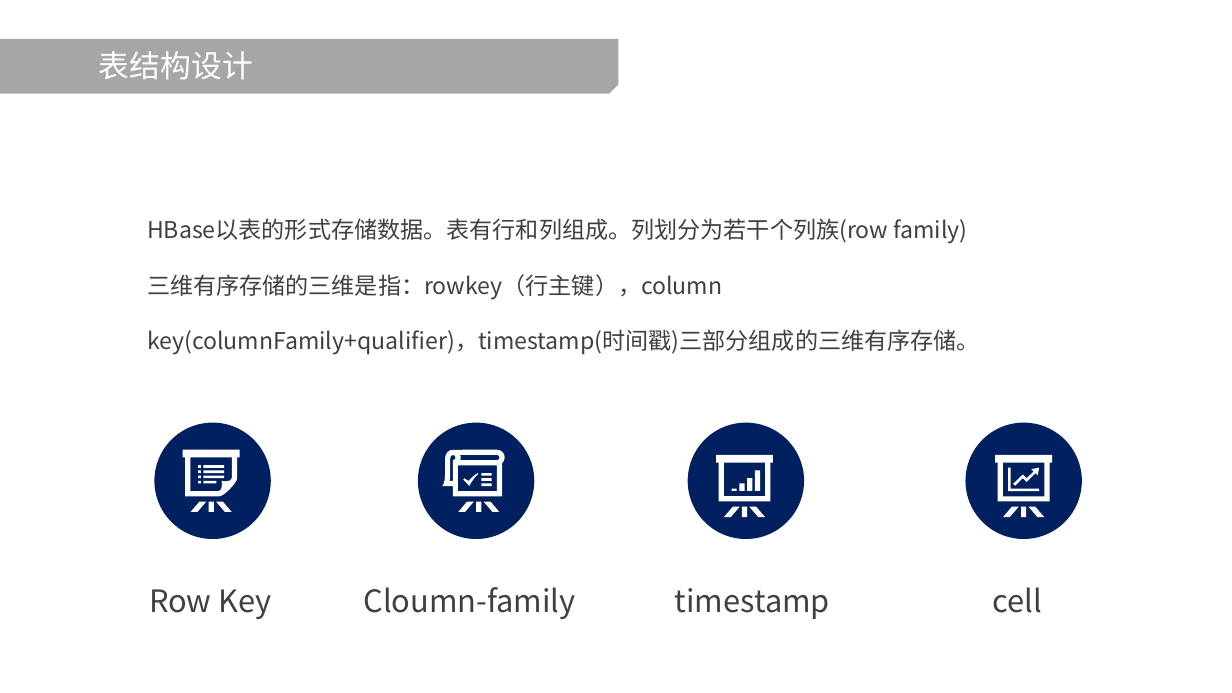
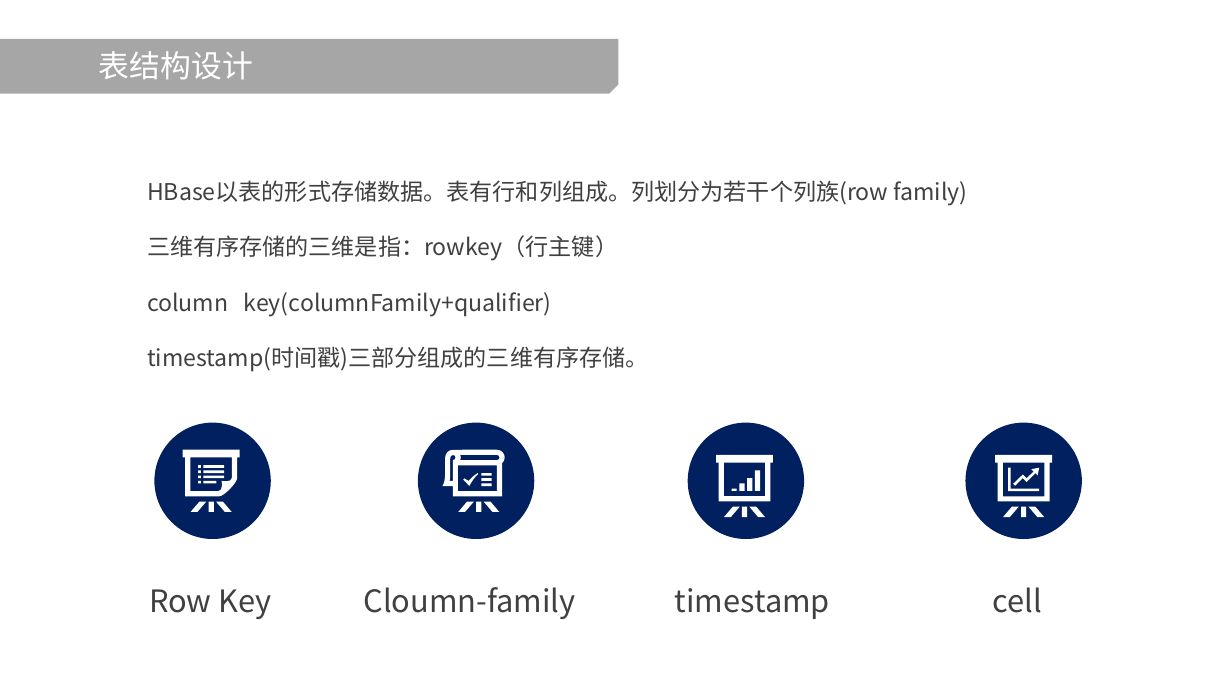
Before and after one commit to Guosmilesmile/hbaseDoc, a slide deck: slide 4 of Hbase学习分享.pptx. Drawn at 1232x693 pixels with LibreOffice and Linux fonts; fonts in the diff are those of the drawing; background and template pictures are left out. Boxes give left, top, right and bottom in pixels: in the first picture for what was removed or moved away, otherwise in the second. Text is boxed around its words. In the diff, an @@ line names an element or a change of style, - is before the commit and + after.

Commit message:
finish

```diff
--- a/Hbase学习分享.pptx
+++ b/Hbase学习分享.pptx
@@ text "HBase以表的形式存储数据。表有行和列组成。列划分为若干个列族(row family)": place and size @@
-text "HBase以表的形式存储数据。表有行和列组成。列划分为若干个列族(row family)" at (147, 218, 980, 355)
+text "HBase以表的形式存储数据。表有行和列组成。列划分为若干个列族(row family)" at (147, 180, 967, 372)
@@ text at (147, 235, 649, 372): text changed @@
-三维有序存储的三维是指：rowkey（行主键），column key(columnFamily+qualifier)，timestamp(时间戳)三部分组成的三维有序存储。
+三维有序存储的三维是指：rowkey（行主键）
+column key(columnFamily+qualifier)
+timestamp(时间戳)三部分组成的三维有序存储。
```
Also in this commit, not shown: 2 slides added, 2 slides removed.
